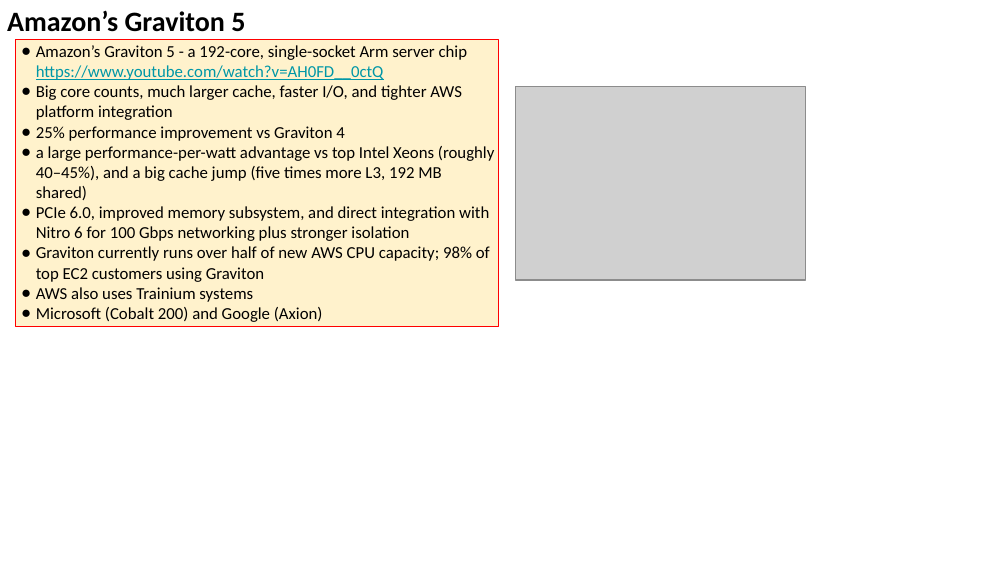
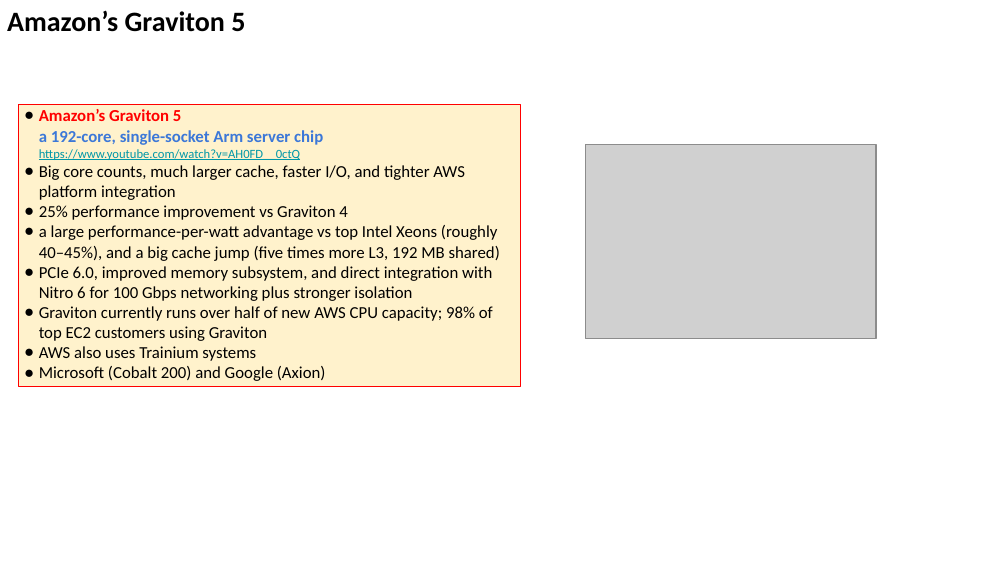
Before and after one commit to lselector/seminar, a slide deck: slide 19 of 2025/2025-12-19-AI-Updates.pptx. Drawn at 1008x567 pixels with LibreOffice and Linux fonts; fonts in the diff are those of the drawing; grey boxes stand for pictures. Boxes give left, top, right and bottom in pixels: in the first picture for what was removed or moved away, otherwise in the second. Text is boxed around its words. In the diff, an @@ line names an element or a change of style, - is before the commit and + after.

```diff
--- a/2025/2025-12-19-AI-Updates.pptx
+++ b/2025/2025-12-19-AI-Updates.pptx
@@ rectangle "Amazon’s Graviton 5 a 192-core, ...": place and size @@
-rectangle "Amazon’s Graviton 5 a 192-core, ..." at bbox=[16, 39, 499, 327]
+rectangle "Amazon’s Graviton 5 a 192-core, ..." at bbox=[19, 104, 521, 386]
@@ text in rectangle at bbox=[39, 109, 323, 160]: text changed; text colour #000000 to #0097A7; bold on @@
-● Amazon’s Graviton 5 - a 192-core, single-socket Arm server chip
-  https://www.youtube.com/watch?v=AH0FD__0ctQ
+● Amazon’s Graviton 5
+  a 192-core, single-socket Arm server chip
+  https://www.youtube.com/watch?v=AH0FD__0ctQ
@@ picture: place and size @@
-picture at bbox=[515, 87, 805, 280]
+picture at bbox=[586, 145, 876, 339]
```
Also in this commit, not shown: 13 other slides changed, 1 slide added.
